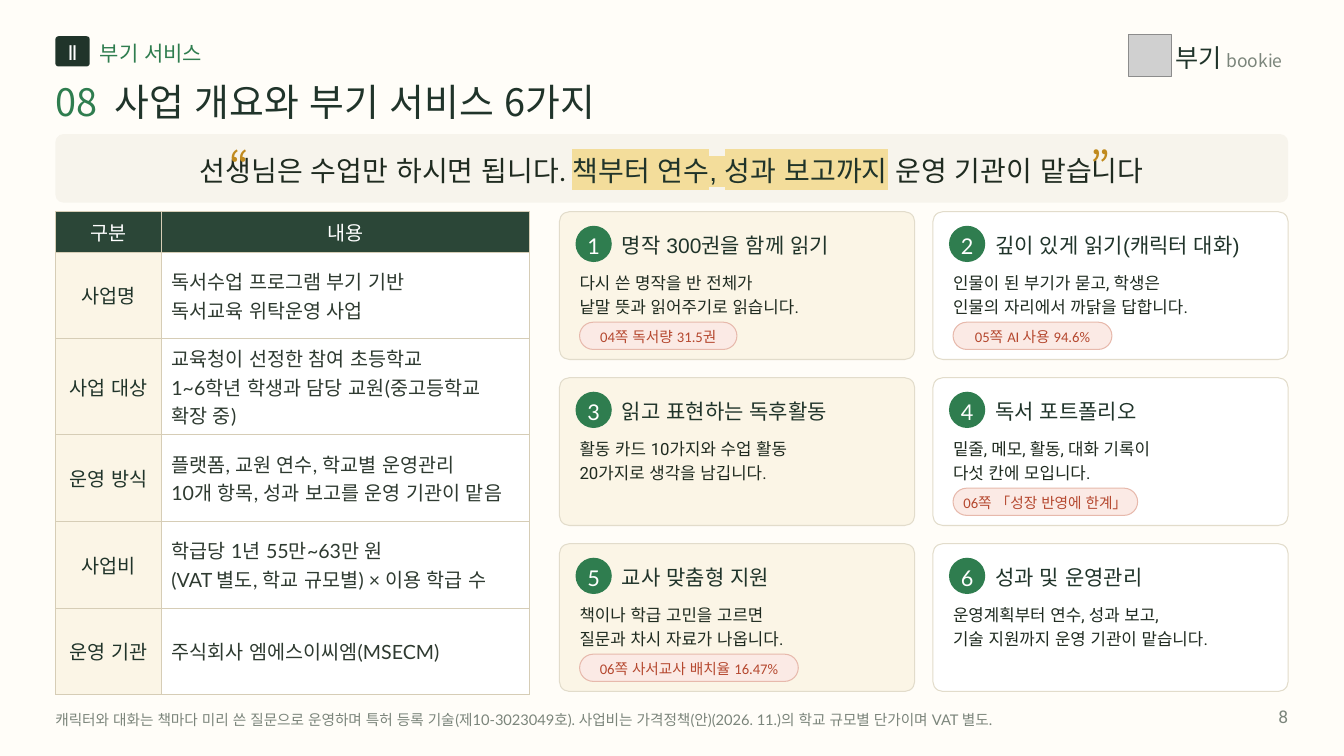
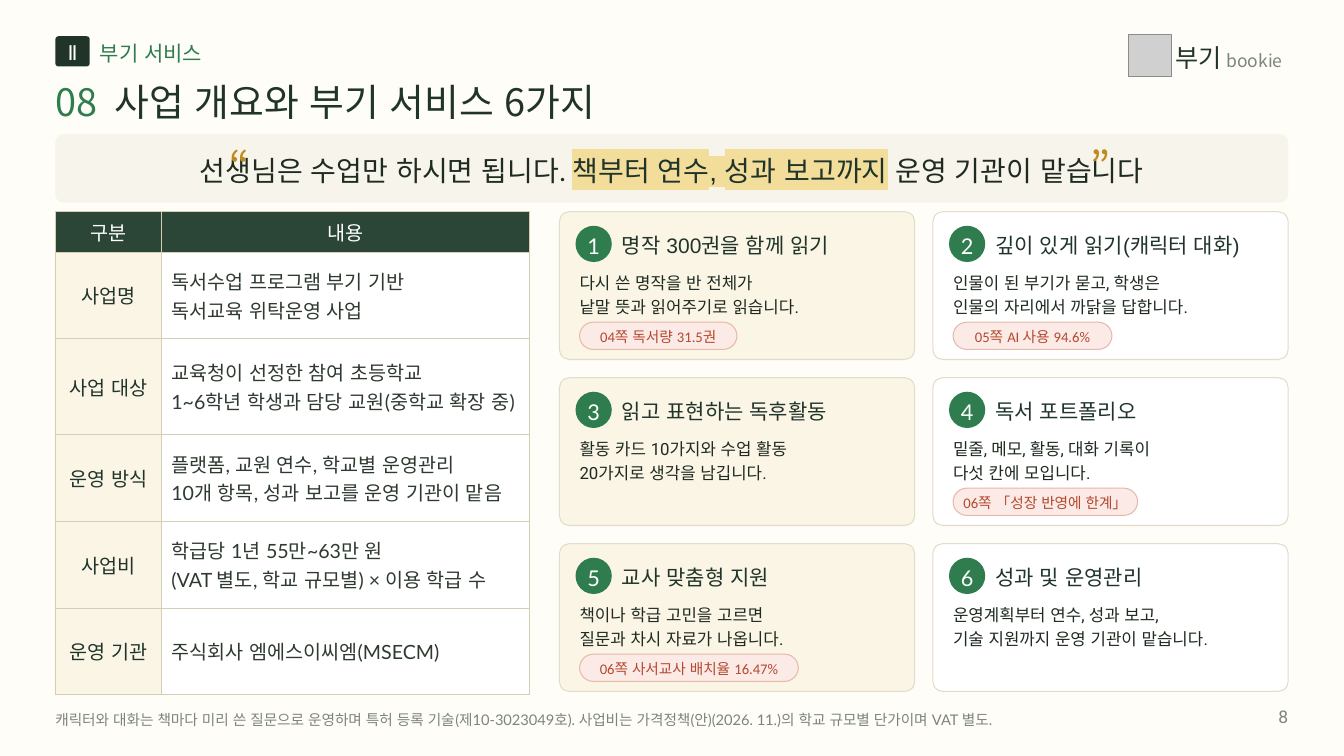
Before and after one commit to legoschool/bookie-test, a slide deck: slide 8 of promo/dl/proposal/bookie-proposal-short-20p.pptx. Drawn at 1344x756 pixels with LibreOffice and Linux fonts; fonts in the diff are those of the drawing; grey boxes stand for pictures. Boxes give left, top, right and bottom in pixels: in the first picture for what was removed or moved away, otherwise in the second. Text is boxed around its words. In the diff, an @@ line names an element or a change of style, - is before the commit and + after.

```diff
--- a/promo/dl/proposal/bookie-proposal-short-20p.pptx
+++ b/promo/dl/proposal/bookie-proposal-short-20p.pptx
@@ table at <box>55,212,529,666</box> @@
-row 3, column 2: 교육청이 선정한 참여 초등학교 / 1~6학년 학생과 담당 교원(중고등학교 확장 중)
+row 3, column 2: 교육청이 선정한 참여 초등학교 / 1~6학년 학생과 담당 교원(중학교 확장 중)
```
Also in this commit, not shown: 1 other slide changed, 15 other files.
